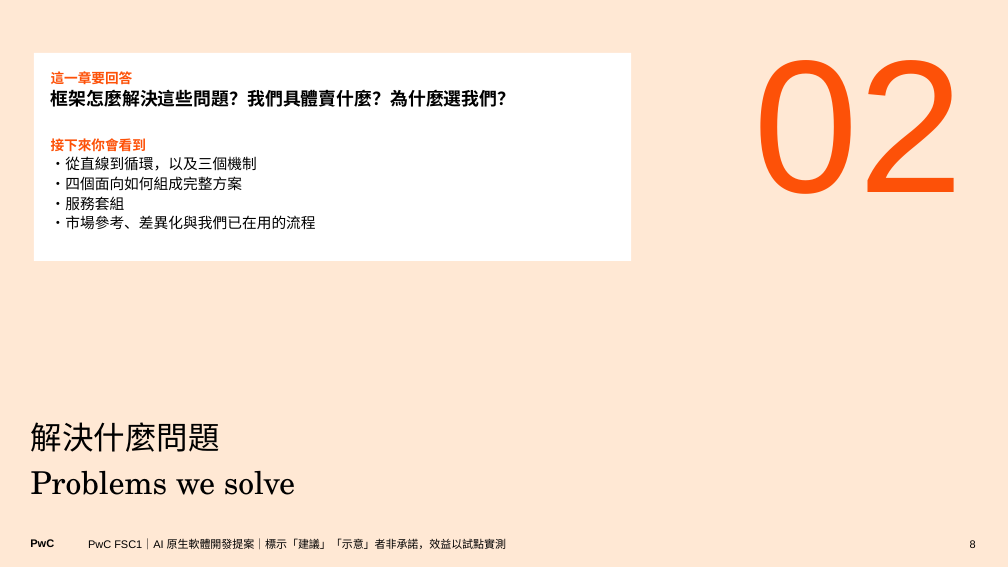
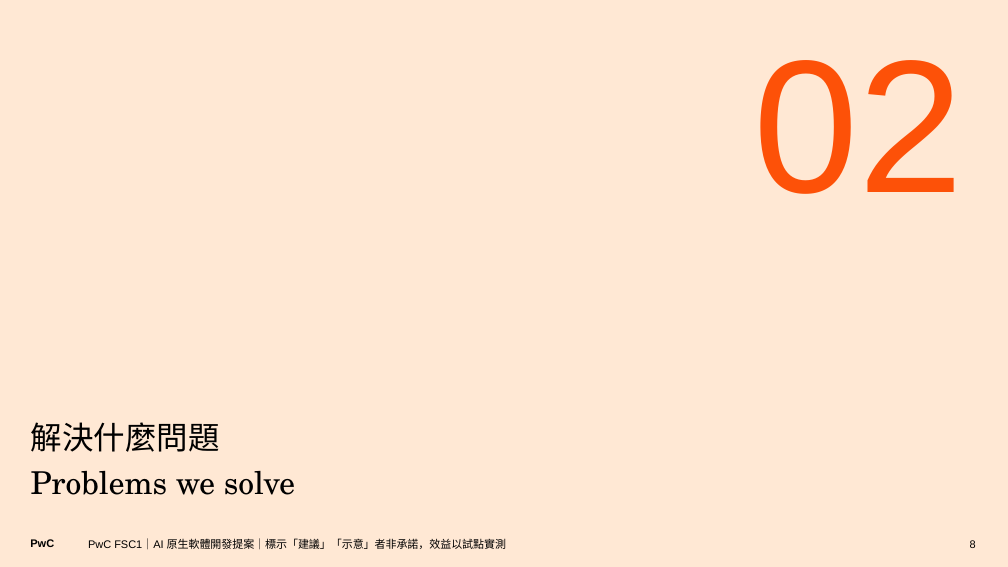
Before and after one commit to Robshao/PwC_FSC1, a slide deck: slide 8 of research/ai-native-sdlc/AI原生軟體開發_合夥人提案簡報.pptx. Drawn at 1008x567 pixels with LibreOffice and Linux fonts; fonts in the diff are those of the drawing. Boxes give left, top, right and bottom in pixels: in the first picture for what was removed or moved away, otherwise in the second. Text is boxed around its words. In the diff, an @@ line names an element or a change of style, - is before the commit and + after.

```diff
--- a/research/ai-native-sdlc/AI原生軟體開發_合夥人提案簡報.pptx
+++ b/research/ai-native-sdlc/AI原生軟體開發_合夥人提案簡報.pptx
@@ rectangle removed at box(34, 53, 631, 261) @@
-這一章要回答
-框架怎麼解決這些問題？我們具體賣什麼？為什麼選我們？
-接下來你會看到
-・從直線到循環，以及三個機制
-・四個面向如何組成完整方案
-・服務套組
-・市場參考、差異化與我們已在用的流程
```
Also in this commit, not shown: 5 other slides changed, 2 other files.
